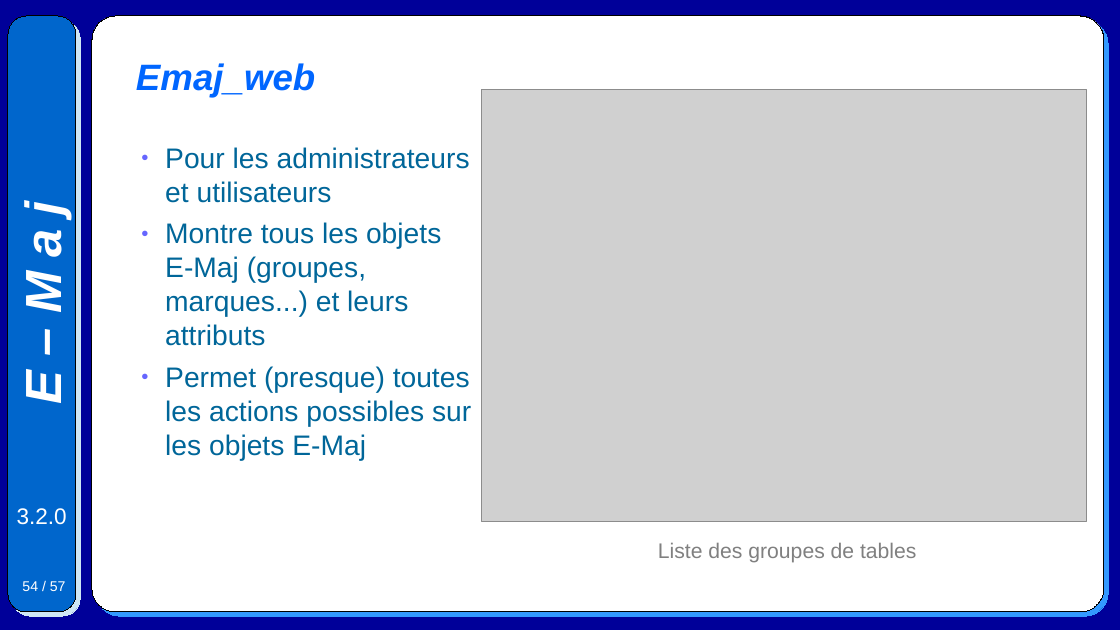
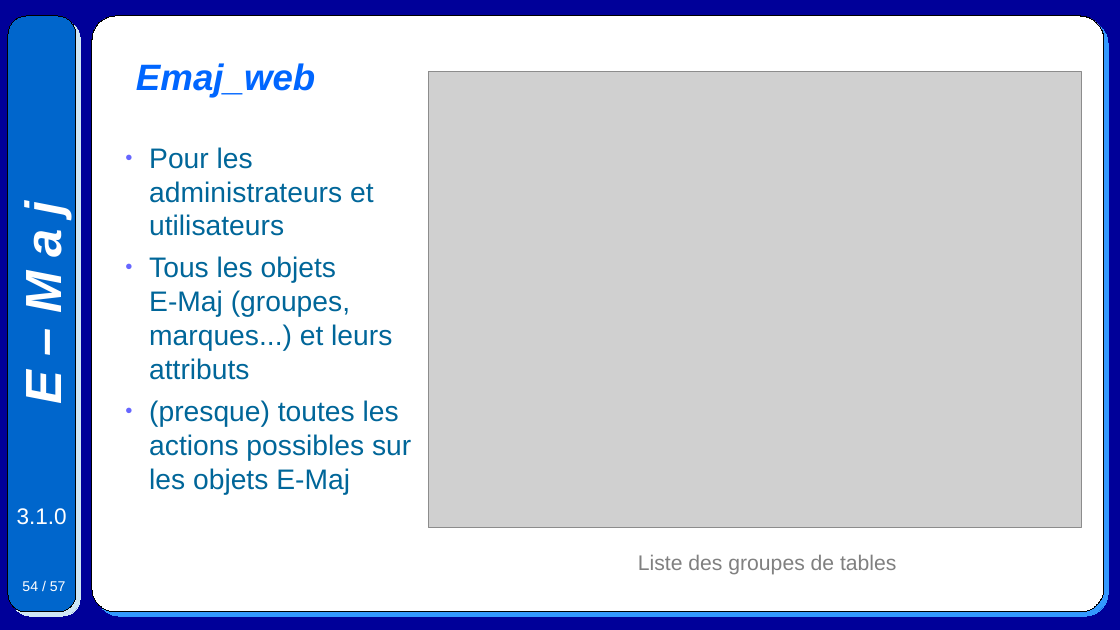
Before and after one commit to beaud76/emaj_doc, a slide deck: slide 54 of Emaj.devel_pres_fr.odp. Drawn at 1120x630 pixels with LibreOffice and Linux fonts; fonts in the diff are those of the drawing; grey boxes stand for pictures. Boxes give left, top, right and bottom in pixels: in the first picture for what was removed or moved away, otherwise in the second. Text is boxed around its words. In the diff, an @@ line names an element or a change of style, - is before the commit and + after.

```diff
--- a/Emaj.devel_pres_fr.odp
+++ b/Emaj.devel_pres_fr.odp
@@ picture: place and size @@
-picture at (482,89,1087,521)
+picture at (429,71,1082,527)
@@ text "Pour les administrateurs et utilisateurs": place and size @@
-text "Pour les administrateurs et utilisateurs" at (165,147,471,461)
+text "Pour les administrateurs et utilisateurs" at (149,147,411,495)
@@ text at (149,256,411,495): text changed @@
-● Montre tous les objets
-  E-Maj (groupes, marques...) et leurs attributs
-● Permet (presque) toutes les actions possibles sur les objets E-Maj
+● Tous les objets
+  E-Maj (groupes, marques...) et leurs attributs
+● (presque) toutes les actions possibles sur les objets E-Maj
@@ text at (17,508,67,525): text changed @@
-3.2.0
+3.1.0
@@ text "Liste des groupes de tables": place and size @@
-text "Liste des groupes de tables" at (658,542,916,563)
+text "Liste des groupes de tables" at (638,554,896,575)
```
Also in this commit, not shown: 55 other slides changed, 5 other files.
